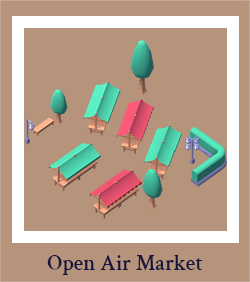
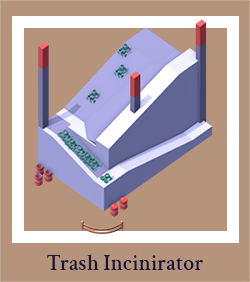
Layers edited between the first and the second 250×282 image:
added group "Trash Incinerator" with 3 layers above "Open Air Market" over (24, 19, 227, 270)
added layer "trash_incinerator" in group "Trash Incinerator" over (34, 19, 213, 234)
added layer "Rectangle 1" (1st of 7, in "Trash Incinerator") in group "Trash Incinerator" over (24, 19, 227, 234)
added layer "Label" (1st of 4, in "Trash Incinerator") in group "Trash Incinerator" over (47, 254, 203, 270)
hid group "Open Air Market" (3 layers) over (24, 19, 227, 275)
hid "Rectangle 1" (2nd of 7, in "Open Air Market") over (24, 19, 227, 234)
